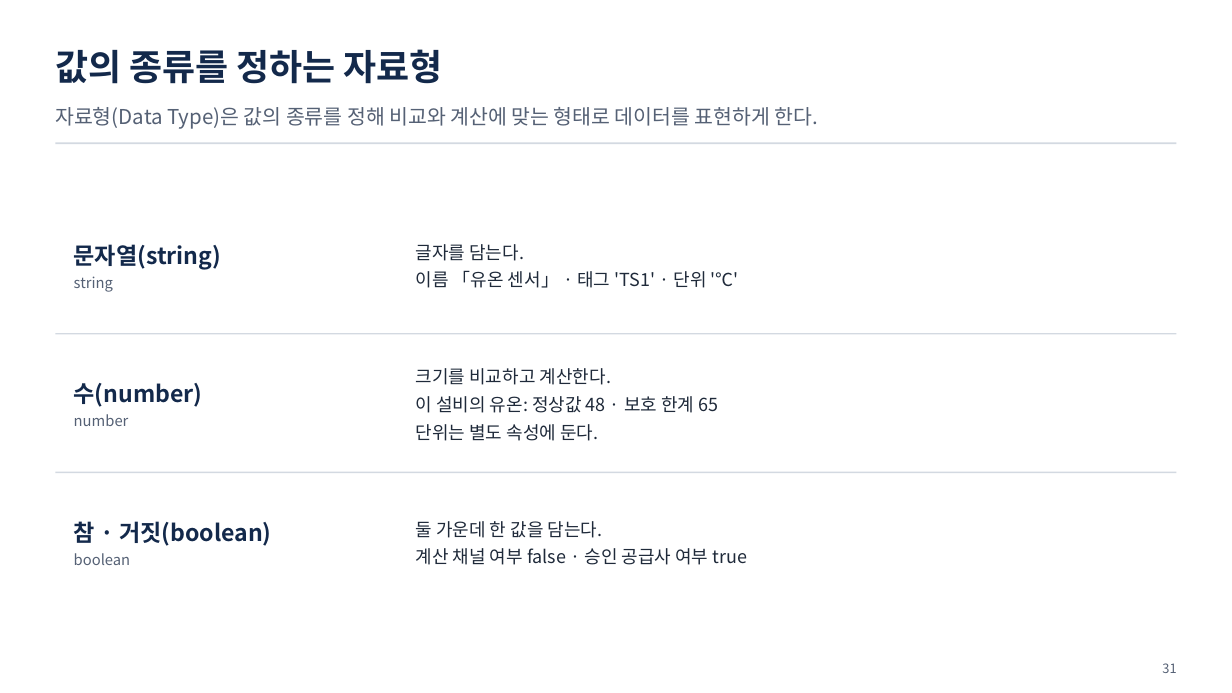
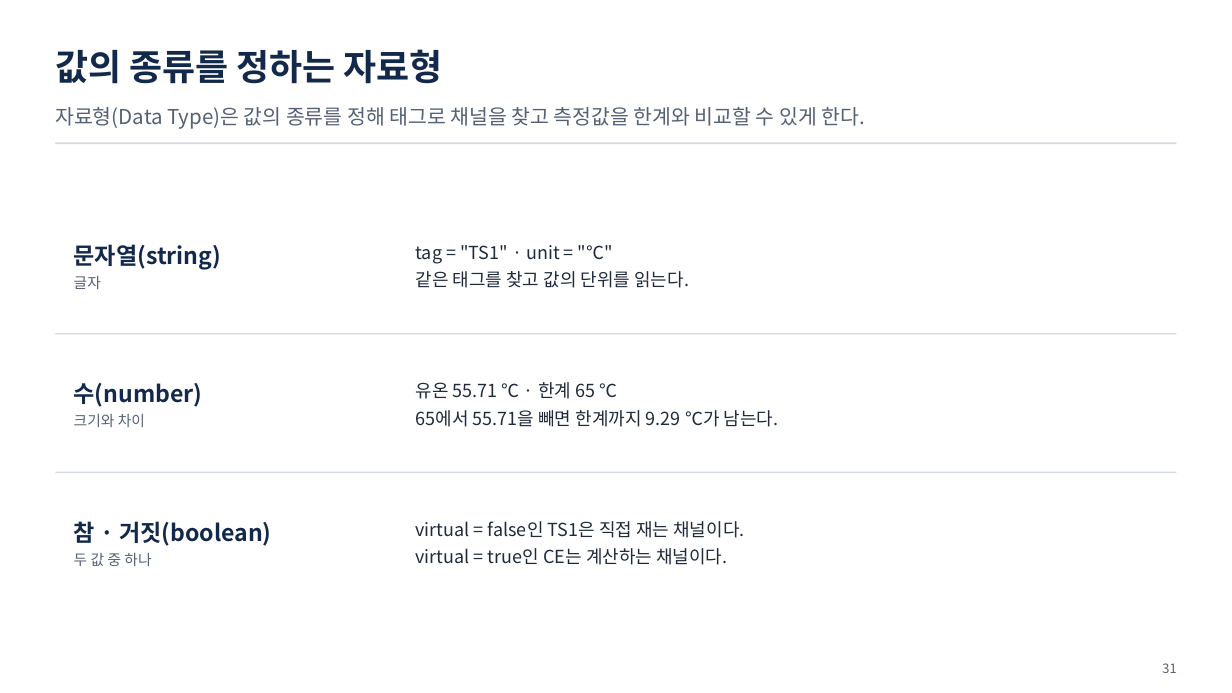
Before and after one commit to uengine-oss/hyd-iot-edu, a slide deck: slide 31 of workspace/강의제작/산출물/통합반/이론/02회차/통합반_02일차.pptx. Drawn at 1232x693 pixels with LibreOffice and Linux fonts; fonts in the diff are those of the drawing. Boxes give left, top, right and bottom in pixels: in the first picture for what was removed or moved away, otherwise in the second. Text is boxed around its words. In the diff, an @@ line names an element or a change of style, - is before the commit and + after.

Commit message:
통합반 2회차 29~36장 덱·대본과 무료 낭독 검증을 복구하고 36장 수정 위치를 인계

```diff
--- a/workspace/강의제작/산출물/통합반/이론/02회차/통합반_02일차.pptx
+++ b/workspace/강의제작/산출물/통합반/이론/02회차/통합반_02일차.pptx
@@ text at [55,107,866,129]: text changed @@
-자료형(Data Type)은 값의 종류를 정해 비교와 계산에 맞는 형태로 데이터를 표현하게 한다.
+자료형(Data Type)은 값의 종류를 정해 태그로 채널을 찾고 측정값을 한계와 비교할 수 있게 한다.
@@ text at [416,245,689,288]: text changed @@
-글자를 담는다.
-이름 「유온 센서」 · 태그 'TS1' · 단위 '℃'
+tag = "TS1" · unit = "℃"
+같은 태그를 찾고 값의 단위를 읽는다.
@@ text at [74,276,101,289]: text changed @@
-string
+글자
@@ text at [416,382,779,427]: text changed @@
-크기를 비교하고 계산한다.
-이 설비의 유온: 정상값 48 · 보호 한계 65
-단위는 별도 속성에 둔다.
+유온 55.71 ℃ · 한계 65 ℃
+65에서 55.71을 빼면 한계까지 9.29 ℃가 남는다.
@@ text at [74,414,145,427]: text changed @@
-number
+크기와 차이
@@ text at [416,521,744,565]: text changed @@
-둘 가운데 한 값을 담는다.
-계산 채널 여부 false · 승인 공급사 여부 true
+virtual = false인 TS1은 직접 재는 채널이다.
+virtual = true인 CE는 계산하는 채널이다.
@@ text at [74,553,151,566]: text changed @@
-boolean
+두 값 중 하나
```
Also in this commit, not shown: 7 other slides changed, 19 other files.
